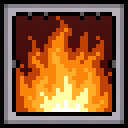
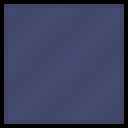
The second (128, 128) image is a revision of the first. Changes to its layers:
moved "Border Black" above "Border Left Right Gray" over [0, 4, 128, 124]
hid "Border Left Right Gray" over [0, 4, 128, 124]
renamed "Border Top Right Gray" to "Border Top Bottom Gray", hid it over [4, 4, 124, 124]
added layer "Border Left Right Dark" (25%) above "Border Top Bottom Dark" over [4, 4, 124, 124]
added layer "Border Top Bottom Dark" (25%) above "Border Gray" over [0, 4, 128, 124]
hid "Border Gray" over [12, 12, 116, 68]
hid "Border #1" over [12, 12, 116, 116]
hid "Furnace Back #1" over [12, 16, 112, 112]
hid "Furnace Back" over [0, 12, 116, 84]
hid "Furnace Bottom" over [20, 88, 108, 112]
hid "Dark Red #1" over [16, 16, 112, 112]
hid "Background" over [0, 4, 128, 124]
added layer "Improbable" over [0, 4, 128, 124]
